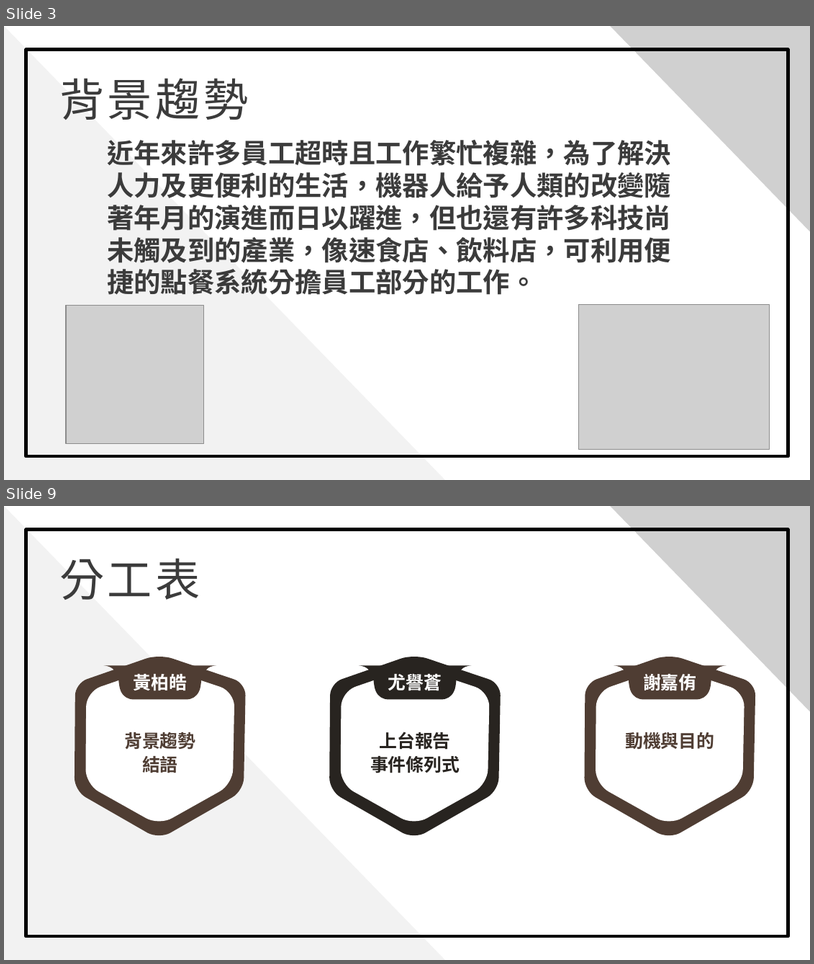
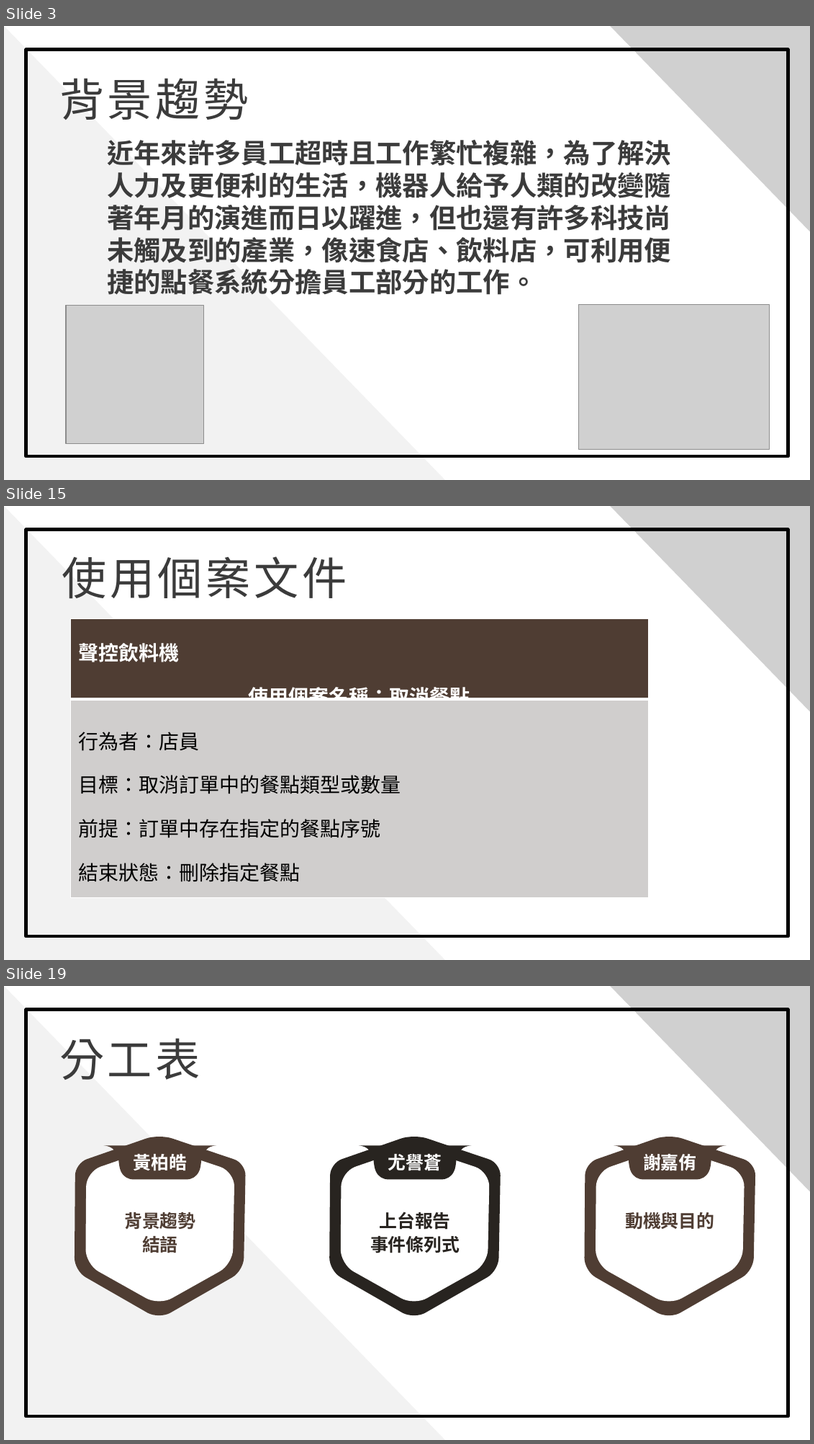
Before and after one commit to 0451030/108_SE_Team8, a slide deck: 軟體工程_期中報告.pptx. Shown one above the other, each under a label of ours: slides 3 and 9 before the commit, slides 3, 15 and 19 after it; the slides between them are not shown. The pictures are 814x964 and 814x1444 pixels, drawn with LibreOffice and Linux fonts; fonts in the diff are those of the drawing; grey boxes stand for pictures; background and template pictures are left out. Boxes give left, top, right and bottom in pixels: in the first picture for what was removed or moved away, otherwise in the second. Text is boxed around its words. In the diff, an @@ line names an element or a change of style, - is before the commit and + after.

```diff
--- a/軟體工程_期中報告.pptx
+++ b/軟體工程_期中報告.pptx
@@ slide 15 added at box(4, 506, 810, 960), background picture (left out) @@
@@ rectangle added at box(4, 506, 810, 959), fill #FFFFFF @@
@@ triangle added at box(4, 506, 445, 959), fill #F2F2F2 @@
@@ picture added at box(610, 506, 810, 712) @@
@@ rectangle added at box(26, 529, 789, 936), outline #000000 3 pt @@
@@ text added at box(62, 556, 347, 599), 40 pt, text #3B3B3B @@
+使用個案文件
@@ table added at box(71, 619, 649, 898), 2 rows, 1 columns @@
+聲控飲料機 / 使用個案名稱：取消餐點
+行為者：店員 / 目標：取消訂單中的餐點類型或數量 / 前提：訂單中存在指定的餐點序號 / 結束狀態：刪除指定餐點
@@ what was slide 9 is now slide 19 @@
```
Also in this commit, not shown: 7 slides changed, 10 other slides added, 1 slide removed.
